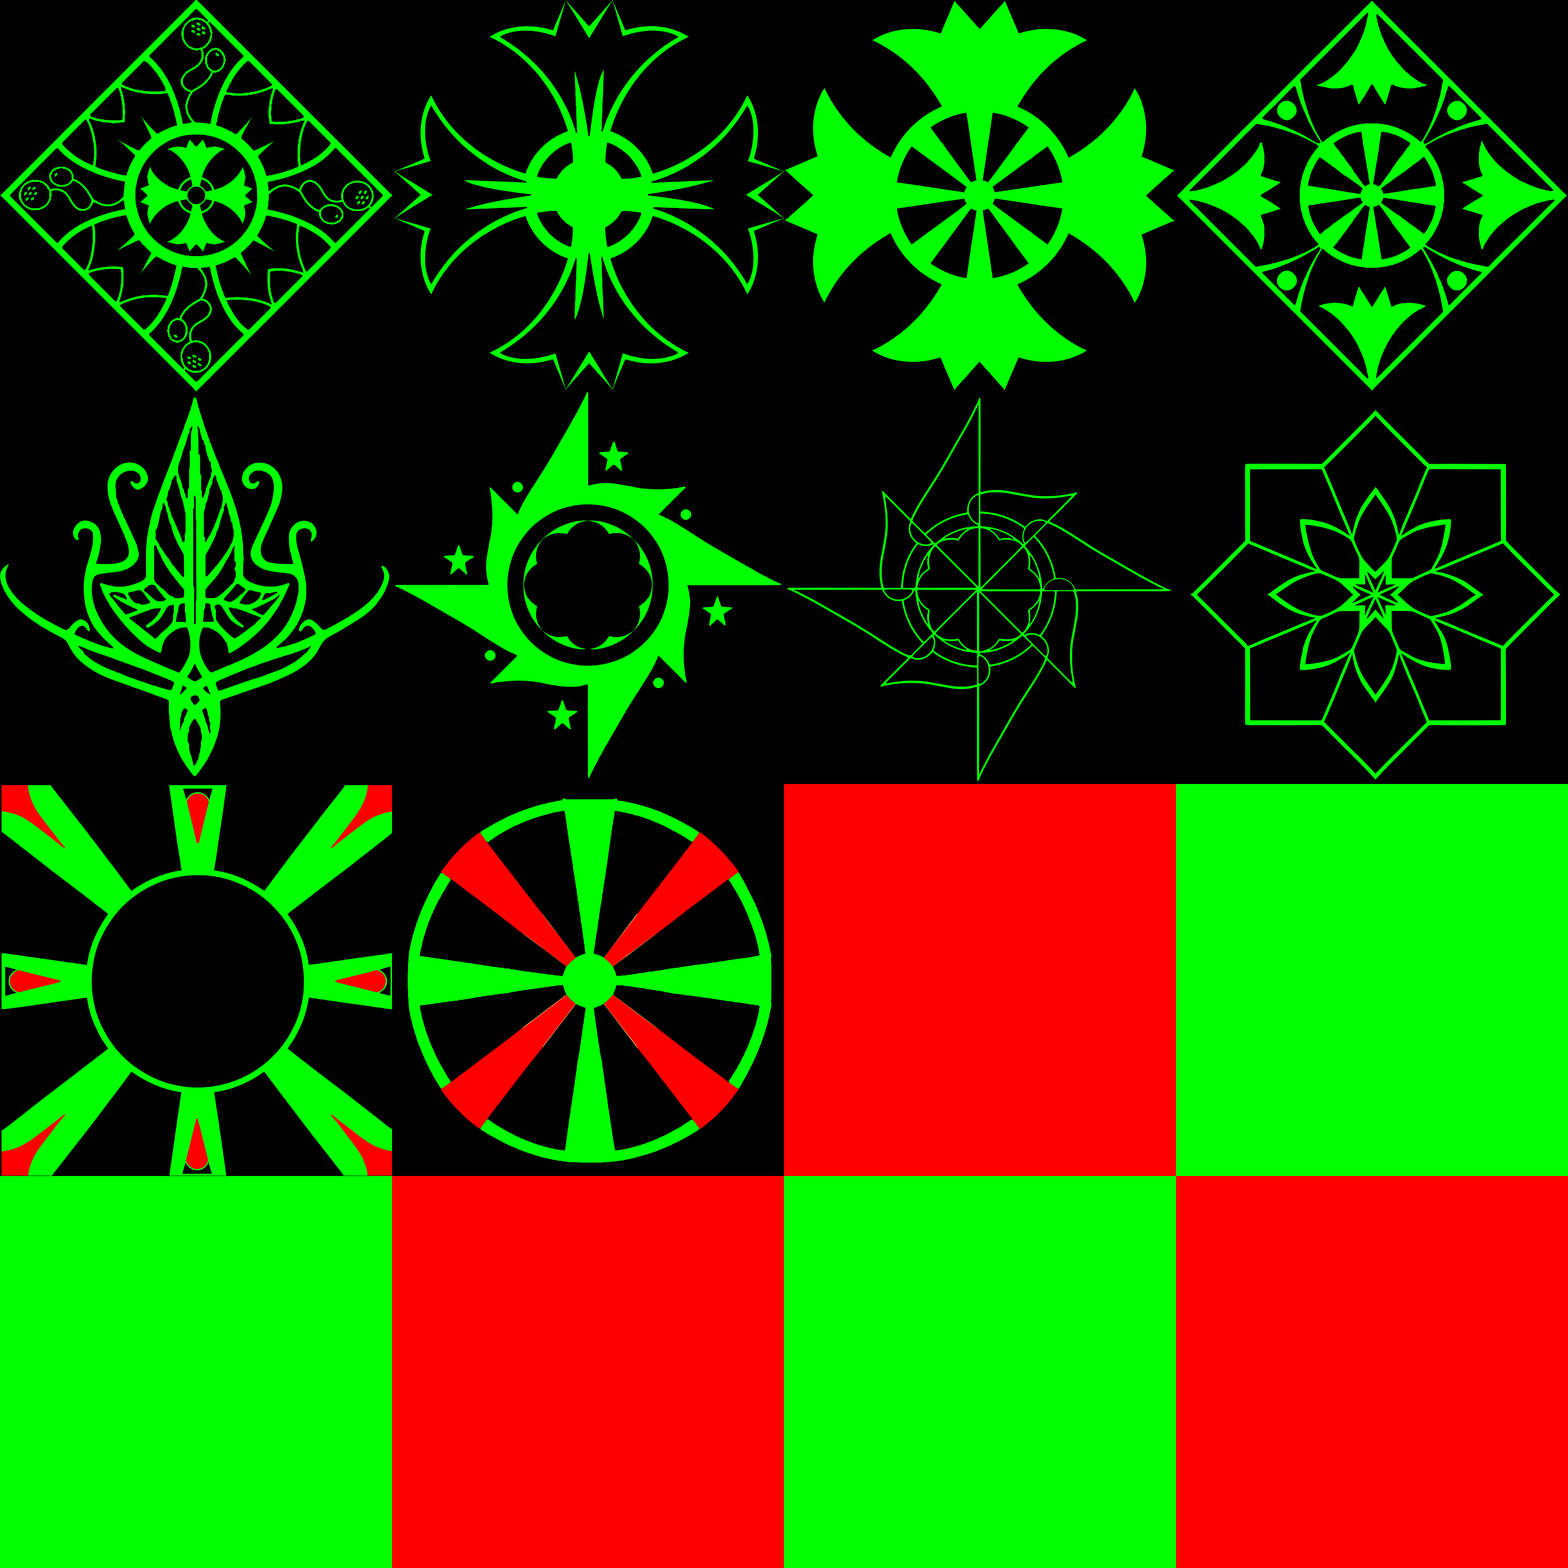
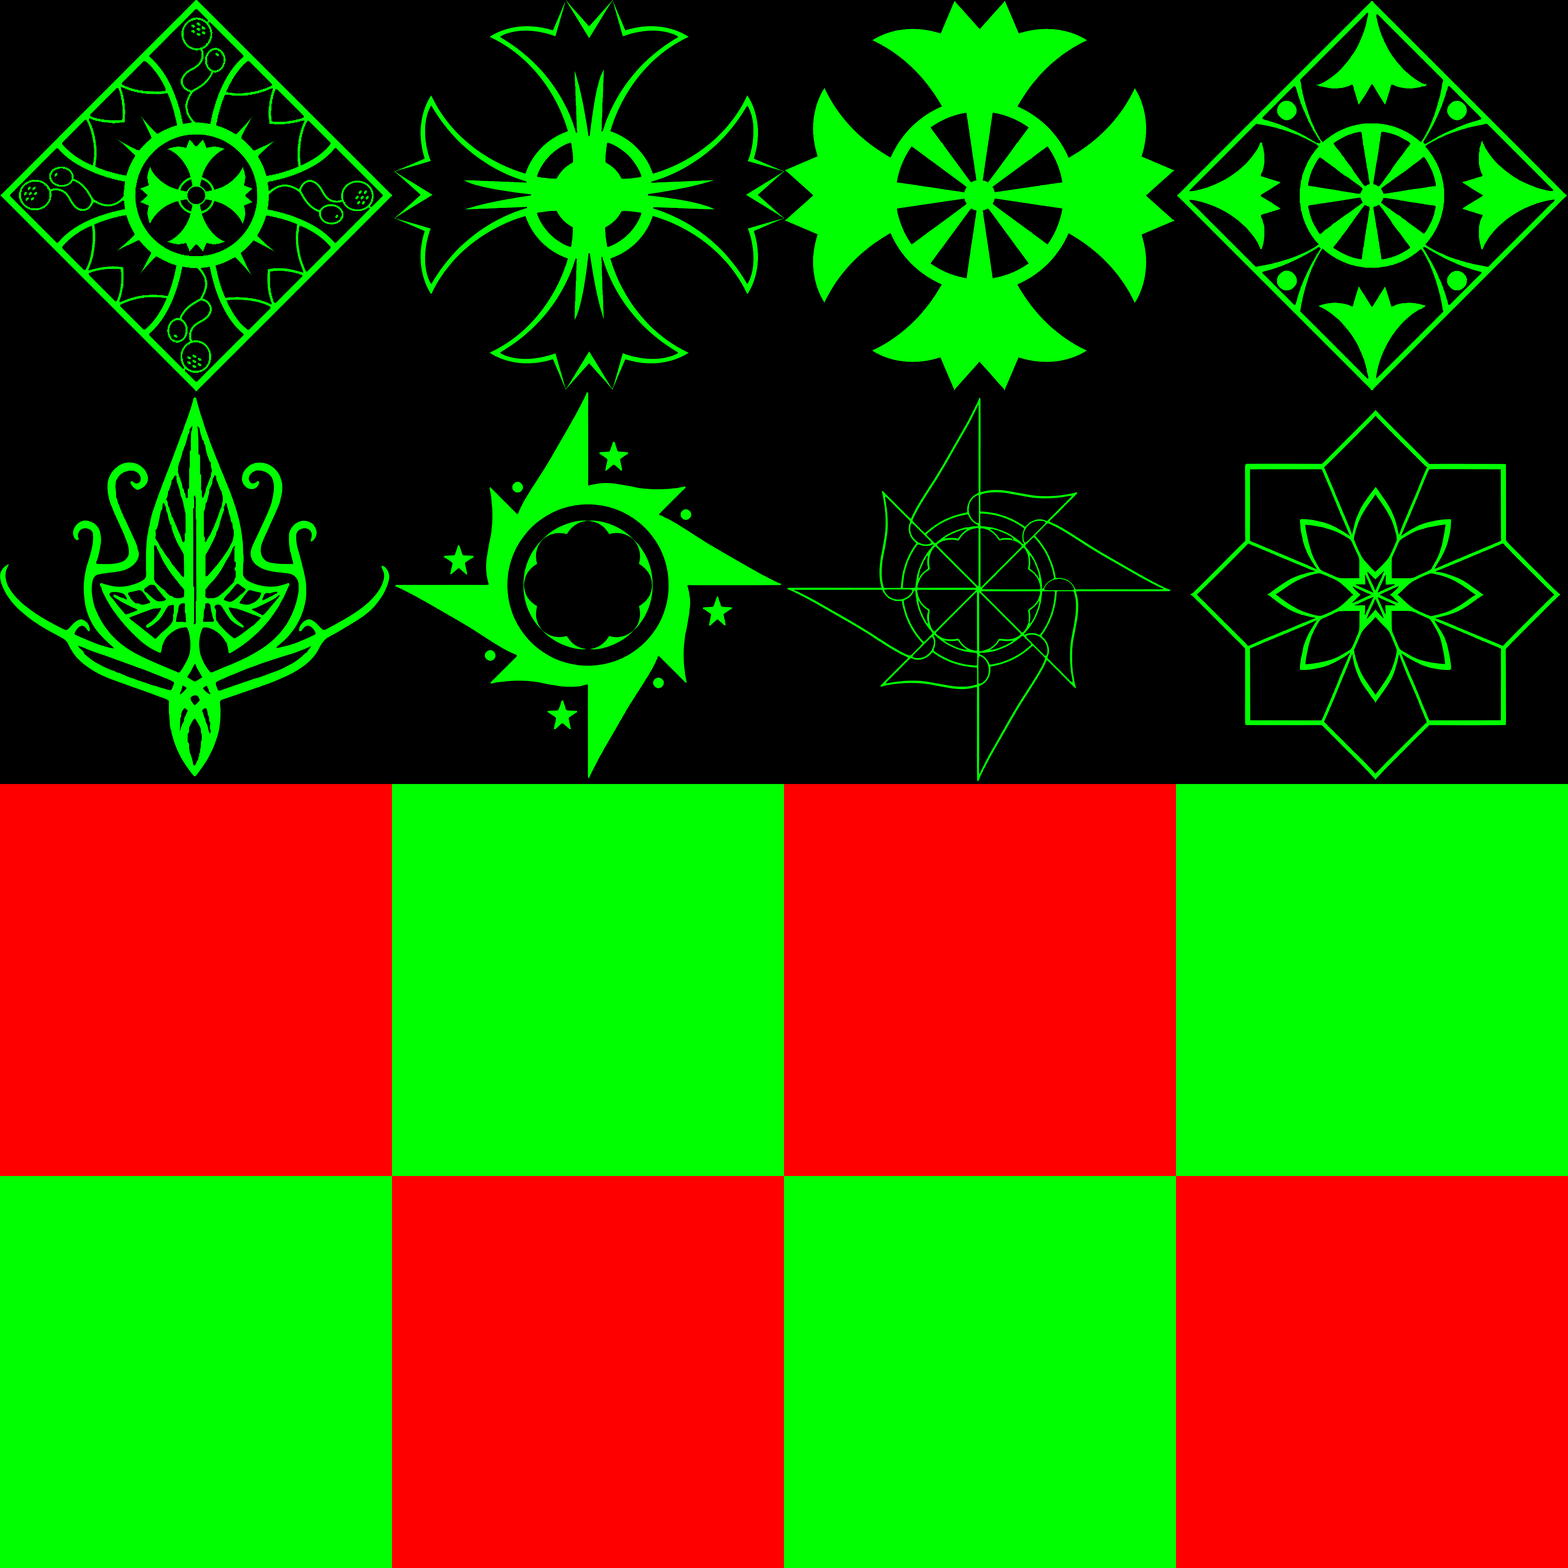
Revision of a layered (1568, 1568) image; what changed, layer by layer:
showed "Rectangle 2" (4th of 16, in "Rectangles") over (x1=0, y1=784, x2=392, y2=1176)
removed layer "RezFixer_result" (9th of 9, in "Rectangles") from group "Rectangles" over (x1=407, y1=798, x2=772, y2=1163)
removed layer "Layer 1" from group "Rectangles" over (x1=1, y1=785, x2=392, y2=1176)
showed "Rectangle 2" (8th of 16, in "Rectangles"), painted on it over (x1=389, y1=784, x2=784, y2=1176)